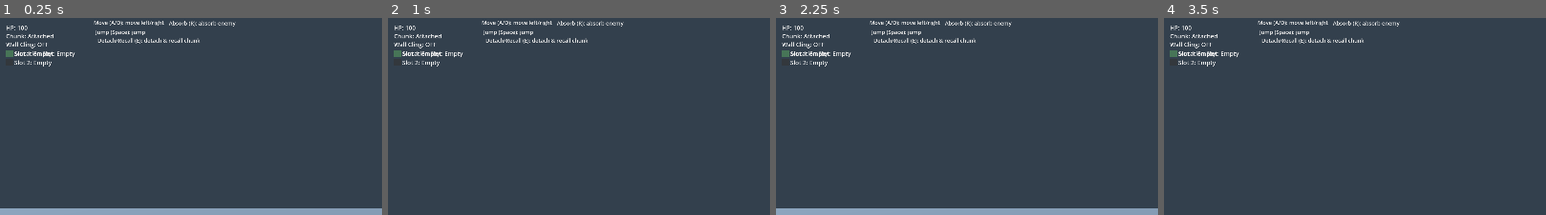
Above: before the commit, frames 1-4 (left to right).
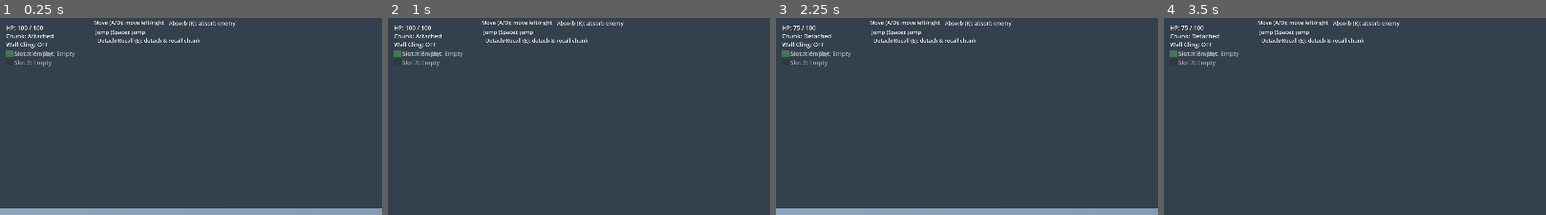
Above: after the commit, the same moments.

Repository: laazer/blobert
Game: Godot game, scene res://scenes/levels/sandbox/test_movement_3d.tscn
Two runs of this game, one before a commit and one after it. Both use one fixed random seed, a clock stepped at 60 frames per second and the inputs below.
Inputs (mouse positions are % of the whole screen's width and height, from its top left):
- Up to frame 1 (0.25 s): no input
- Up to frame 2 (1 s): move the mouse to (72, 54) at 0.52 s; hold D (move_right) from 0.53 s (still down); tap R (absorb) at 0.6 s; tap Space (jump) at 0.77 s
- Up to frame 3 (2.25 s): move the mouse to (30, 66) at 1.27 s; release D (move_right) at 1.28 s; hold A (move_left) 1.28-2.03 s; tap R (absorb) at 1.35 s; tap Space (jump) at 1.52 s; move the mouse to (60, 34) at 2.02 s; hold D (move_right) from 2.03 s (still down); tap E (detach) at 2.1 s
- Up to frame 4 (3.5 s): keep holding D (move_right); tap R (absorb) at 2.3, 3.05 s; move the mouse to (45, 85) at 2.77 s; tap F (infect) at 2.85 s; tap Space (jump) at 3.02 s
The pictures show only the part of the screen within x 0-50%, y 1-51%; the shares and areas given below are measured in that part.

The runs differ from the first frame. In frame 1, 0.3% of the frame differs, in the area x 3-20%, y 3-25%; in frame 2, 0.3%; in frame 3, 0.4%; in frame 4, 0.4%.
Error before the commit: Parse Error: Class "MutationSlotManager" hides a global script class. (res://scripts/mutation/mutation_slot_manager.gd:15)

Commit message:
fix: resolve post-merge issues — stale UID cache, legacy_slot_label, detach_2 action
- infection_ui.gd: fix legacy_slot_label → slot_label (merge artifact)
- project.godot: add detach_2 input action (key Q); reimport rebuilt UID cache
- Remove stale scripts/mutation_slot_manager.gd (superseded by scripts/mutation/)

Co-Authored-By: Claude Sonnet 4.6 <noreply@anthropic.com>

Diff:
--- a/project.godot
+++ b/project.godot
@@ -24,11 +24,6 @@
 GameManager="*res://scripts/system/game_manager.gd"
 InputHintsConfig="*res://scripts/ui/input_hints_config.gd"
 Logging="*res://scripts/system/logging.gd"
-
-[display]
-
-window/size/viewport_width=3200
-window/size/viewport_height=1880
 
 [display]
 
--- a/scripts/mutation_slot_manager.gd
+++ /dev/null
@@ -1,88 +0,0 @@
-# mutation_slot_manager.gd
-#
-# Pure-logic coordinator for two independent MutationSlot instances.
-# Implements the dual-slot fill-order rule (DSM-2):
-#   1. Fill slot A (index 0) if empty.
-#   2. Else fill slot B (index 1) if empty.
-#   3. Else (both full) overwrite slot B — last-absorb-wins.
-#
-# Slot A is never overwritten by fill_next_available() while it is filled.
-# Only clear_slot(0) or clear_all() can empty slot A.
-#
-# No Node, scene-tree, or engine-API dependencies. Fully headless-testable.
-#
-# Callers must null-check the result of get_slot() before using it.
-# get_slot() with an out-of-range index returns null (caller's responsibility).
-#
-# Ticket: two_mutation_slots.md
-# Spec:   two_mutation_slots_spec.md (DSM-1, DSM-2, DSM-3)
-
-class_name MutationSlotManager
-extends RefCounted
-
-
-const _MutationSlotScript: GDScript = preload("res://scripts/mutation_slot.gd")
-
-# Exactly two slots; capacity is fixed per spec (DSM-1).
-var _slots: Array[MutationSlot] = []
-
-
-func _init() -> void:
-	# Create both slot instances at construction time. They are never null
-	# during the manager's lifetime.
-	_slots.append(_MutationSlotScript.new())
-	_slots.append(_MutationSlotScript.new())
-
-
-# Returns the MutationSlot at the given index, or null if out of range.
-# Valid indices: 0 (slot A) and 1 (slot B).
-func get_slot(index: int) -> MutationSlot:
-	if index < 0 or index >= _slots.size():
-		return null
-	return _slots[index]
-
-
-# Fills the next available slot per the DSM-2 fill-order rule:
-#   1. Slot A (index 0) if empty.
-#   2. Slot B (index 1) if empty.
-#   3. Overwrite slot B (last-absorb-wins) when both are full.
-# Rejects empty string IDs with push_error and returns without modifying slots.
-# Whitespace-only IDs are accepted (not the empty string per spec guard).
-func fill_next_available(id: String) -> void:
-	if id == "":
-		push_error("MutationSlotManager.fill_next_available: id must not be empty string; call ignored.")
-		return
-
-	var slot_a: MutationSlot = _slots[0]
-	var slot_b: MutationSlot = _slots[1]
-
-	if not slot_a.is_filled():
-		slot_a.set_active_mutation_id(id)
-	elif not slot_b.is_filled():
-		slot_b.set_active_mutation_id(id)
-	else:
-		# Both slots are filled; overwrite slot B (last-absorb-wins for slot B).
-		slot_b.set_active_mutation_id(id)
-
-
-# Returns 2 always. Capacity is fixed per spec (DSM-1).
-func get_slot_count() -> int:
-	return 2
-
-
-# Returns true if at least one slot is_filled(); false if both are empty.
-func any_filled() -> bool:
-	return _slots[0].is_filled() or _slots[1].is_filled()
-
-
-# Clears both slots.
-func clear_all() -> void:
-	_slots[0].clear()
-	_slots[1].clear()
-
-
-# Clears the slot at the given index. No-op if index is out of range (no crash).
-func clear_slot(index: int) -> void:
-	if index < 0 or index >= _slots.size():
-		return
-	_slots[index].clear()
--- a/scripts/ui/infection_ui.gd
+++ b/scripts/ui/infection_ui.gd
@@ -198,8 +198,8 @@
 			slot_label.modulate = Color(0.9, 1.0, 0.9, 1.0)
 
 		else:
-			legacy_slot_label.text = "Mutation Slot: Empty"
-			legacy_slot_label.modulate = Color(0.7, 0.7, 0.7, 1.0)
+			slot_label.text = "Mutation Slot: Empty"
+			slot_label.modulate = Color(0.7, 0.7, 0.7, 1.0)
 
 	if mutation_label != null:
 		mutation_label.visible = any_mutation
